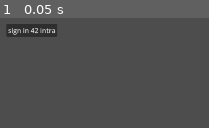
Above: before the commit, frame 1.
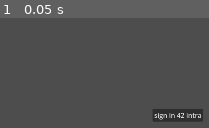
Above: after the commit, the same moment.

Repository: 06ergin06/cat_the_jam
Game: Godot game, scene res://scenes/node_2d.tscn
Two runs of this game, one before a commit and one after it. Both use one fixed random seed, a clock stepped at 60 frames per second and the inputs below.
Inputs:
- Up to frame 1 (0.05 s): no input

The runs differ from the first frame. In frame 1, 4.9% of the frame differs, in the area x 3-98%, y 5-94%.

Commit message:
add some gui

Diff:
--- a/scenes/MainWorld.tscn
+++ b/scenes/MainWorld.tscn
@@ -2,6 +2,46 @@
 
 [ext_resource type="Script" uid="uid://310e2gp40syr" path="res://script/mainworld.gd" id="1_78anr"]
 [ext_resource type="PackedScene" uid="uid://hmw4xw8thjs5" path="res://scenes/Table.tscn" id="1_nsf4n"]
+[ext_resource type="FontFile" uid="uid://b3tu5xq5fd0ch" path="res://fonts/Felipa-Regular.ttf" id="3_sdt8g"]
+
+[sub_resource type="StyleBoxFlat" id="StyleBoxFlat_iqahb"]
+content_margin_left = 4.0
+content_margin_top = 4.0
+content_margin_right = 4.0
+content_margin_bottom = 4.0
+bg_color = Color(1, 1, 1, 0.75)
+draw_center = false
+border_width_left = 2
+border_width_top = 2
+border_width_right = 2
+border_width_bottom = 2
+corner_radius_top_left = 3
+corner_radius_top_right = 3
+corner_radius_bottom_right = 3
+corner_radius_bottom_left = 3
+corner_detail = 5
+expand_margin_left = 2.0
+expand_margin_top = 2.0
+expand_margin_right = 2.0
+expand_margin_bottom = 2.0
+
+[sub_resource type="StyleBoxEmpty" id="StyleBoxEmpty_jh0ie"]
+
+[sub_resource type="Theme" id="Theme_kvhdw"]
+Button/font_sizes/font_size = 20
+Button/fonts/font = ExtResource("3_sdt8g")
+Label/colors/font_color = Color(1, 1, 1, 1)
+Label/colors/font_outline_color = Color(0, 0, 0, 1)
+Label/colors/font_shadow_color = Color(0, 0, 0, 0)
+Label/constants/line_spacing = 3
+Label/constants/outline_size = 0
+Label/constants/shadow_offset_x = 1
+Label/constants/shadow_offset_y = 1
+Label/constants/shadow_outline_size = 1
+Label/font_sizes/font_size = 20
+Label/fonts/font = ExtResource("3_sdt8g")
+Label/styles/focus = SubResource("StyleBoxFlat_iqahb")
+Label/styles/normal = SubResource("StyleBoxEmpty_jh0ie")
 
 [node name="MainWorld" type="Node2D" unique_id=1776388874]
 script = ExtResource("1_78anr")
@@ -15,6 +55,7 @@
 position = Vector2(0, 1080)
 
 [node name="Table" parent="Table" unique_id=315808563 instance=ExtResource("1_nsf4n")]
+theme = SubResource("Theme_kvhdw")
 
 [node name="TextUI" type="CanvasLayer" parent="." unique_id=2084972072]
 
@@ -30,9 +71,6 @@
 grow_horizontal = 0
 grow_vertical = 2
 
-[node name="ResultLabel" type="Label" parent="TextUI/Answerbox" unique_id=845262398]
-layout_mode = 2
-
 [node name="BtnOk" type="Button" parent="TextUI/Answerbox" unique_id=278464143]
 custom_minimum_size = Vector2(200, 90)
 layout_mode = 2
@@ -43,14 +81,6 @@
 layout_mode = 2
 text = "Kaldın"
 
-[node name="BtnProfile" type="Button" parent="TextUI/Answerbox" unique_id=853036369]
-layout_mode = 2
-text = "intra profile"
-
-[node name="BtnNext" type="Button" parent="TextUI/Answerbox" unique_id=630208901]
-layout_mode = 2
-text = "next student"
-
 [node name="ScoreLabel" type="Label" parent="TextUI" unique_id=1161366406]
 anchors_preset = 5
 anchor_left = 0.5
@@ -59,3 +89,36 @@
 offset_right = 20.0
 offset_bottom = 23.0
 grow_horizontal = 2
+
+[node name="GameOverPopup" type="Panel" parent="TextUI" unique_id=79900368]
+custom_minimum_size = Vector2(400, 300)
+anchors_preset = 8
+anchor_left = 0.5
+anchor_top = 0.5
+anchor_right = 0.5
+anchor_bottom = 0.5
+offset_left = -100.0
+offset_right = 100.0
+grow_horizontal = 2
+grow_vertical = 2
+
+[node name="PopupText" type="Label" parent="TextUI/GameOverPopup" unique_id=2071477121]
+layout_mode = 0
+offset_right = 40.0
+offset_bottom = 23.0
+
+[node name="BtnPopupProfile" type="Button" parent="TextUI/GameOverPopup" unique_id=1286361922]
+layout_mode = 0
+offset_left = 154.0
+offset_top = 210.0
+offset_right = 254.0
+offset_bottom = 241.0
+text = "intra profile"
+
+[node name="BtnPopupRestart" type="Button" parent="TextUI/GameOverPopup" unique_id=726355432]
+layout_mode = 0
+offset_left = 166.0
+offset_top = 170.0
+offset_right = 231.0
+offset_bottom = 201.0
+text = "Restart"
--- a/scenes/loading_screen.tscn
+++ b/scenes/loading_screen.tscn
@@ -11,4 +11,3 @@
 layout_mode = 0
 offset_right = 40.0
 offset_bottom = 23.0
-text = "loading"
--- a/scenes/node_2d.tscn
+++ b/scenes/node_2d.tscn
@@ -4,17 +4,25 @@
 
 [node name="Control" type="Control" unique_id=2028279815]
 layout_mode = 3
-anchors_preset = 0
-offset_right = 40.0
-offset_bottom = 40.0
+anchors_preset = 8
+anchor_left = 0.5
+anchor_top = 0.5
+anchor_right = 0.5
+anchor_bottom = 0.5
+offset_left = -20.0
+offset_top = -20.0
+offset_right = 20.0
+offset_bottom = 20.0
+grow_horizontal = 2
+grow_vertical = 2
 script = ExtResource("1_wtcfe")
 
 [node name="Button" type="Button" parent="." unique_id=1271725506]
 layout_mode = 0
-offset_left = 537.0
-offset_top = 298.0
-offset_right = 659.0
-offset_bottom = 329.0
+offset_left = -52.0
+offset_top = -18.0
+offset_right = 70.0
+offset_bottom = 13.0
 text = "sign in 42 intra"
 
 [connection signal="pressed" from="Button" to="." method="_on_button_pressed"]
--- a/script/mainworld.gd
+++ b/script/mainworld.gd
@@ -3,16 +3,17 @@
 @onready var camera = $PlayerCamera
 @onready var masa_alani = $Table/Table
 
-# Arayüz Elemanları
+# Arayüz Elemanları (Geçti/Kaldı Paneli)
 @onready var karar_paneli = $TextUI/Answerbox
 @onready var btn_gecti = $TextUI/Answerbox/BtnOk
 @onready var btn_kaldi = $TextUI/Answerbox/BtnNo
 @onready var score_label = $TextUI/ScoreLabel
 
-# YENİ EKLENEN PANEL ELEMANLARI
-@onready var result_label = $TextUI/Answerbox/ResultLabel
-@onready var btn_profile = $TextUI/Answerbox/BtnProfile
-@onready var btn_next = $TextUI/Answerbox/BtnNext
+# --- YENİ: GAME OVER POPUP ELEMANLARI ---
+@onready var game_over_popup = $TextUI/GameOverPopup
+@onready var popup_text = $TextUI/GameOverPopup/PopupText
+@onready var btn_popup_profile = $TextUI/GameOverPopup/BtnPopupProfile
+@onready var btn_popup_restart = $TextUI/GameOverPopup/BtnPopupRestart
 
 var masa_acik_mi: bool = false
 var is_animating: bool = false
@@ -28,16 +29,16 @@
 	camera.position.y = CAMERA_YUKARI_Y
 	set_masa_etkilesimi(false)
 
-	# Buton Bağlantıları
+	# Standart Buton Bağlantıları
 	btn_gecti.pressed.connect(_on_btn_gecti_pressed)
 	btn_kaldi.pressed.connect(_on_btn_kaldi_pressed)
-	btn_next.pressed.connect(_on_btn_next_pressed)
-	btn_profile.pressed.connect(_on_btn_profile_pressed)
 
-	# Sonuç elemanlarını başlangıçta gizle
-	result_label.hide()
-	btn_profile.hide()
-	btn_next.hide()
+	# Popup Buton Bağlantıları
+	btn_popup_restart.pressed.connect(_on_btn_popup_restart_pressed)
+	btn_popup_profile.pressed.connect(_on_btn_popup_profile_pressed)
+
+	# Başlangıçta Popup'ı güvenlik amacıyla gizle
+	game_over_popup.hide()
 
 	if Global.student_pool.size() >= Global.initial_target:
 		start_game()
@@ -85,10 +86,8 @@
 func yeni_ogrenci_geldi():
 	masaya_bakildi = false
 
-	# UI Durumunu Karar Verme Aşamasına Sıfırla
-	result_label.hide()
-	btn_profile.hide()
-	btn_next.hide()
+	# Yeni tura başlarken her şeyi sıfırla
+	game_over_popup.hide()
 	btn_gecti.show()
 	btn_kaldi.show()
 	karar_paneli.hide()
@@ -107,7 +106,7 @@
 
 	current_student = {
 		"isim": gercek_veri.get("isim", "Bilinmiyor"),
-		"tam_isim": gercek_veri.get("tam_isim", "Bilinmiyor"), # YENİ
+		"tam_isim": gercek_veri.get("tam_isim", "Bilinmiyor"),
 		"level": gercek_veri.get("campus", "Bilinmiyor"),
 		"passed": ogrenci_gecti_mi,
 		"projeler": gercek_veri.get("projeler", "Veri yok."),
@@ -124,35 +123,38 @@
 func _on_btn_kaldi_pressed():
 	karar_kontrol(false)
 
-# REVEAL (İSİM GÖSTERME) AŞAMASI
+# --- REVEAL VE GAME OVER KONTROLÜ ---
 func karar_kontrol(oyuncu_karari: bool):
-	# Karar butonlarını gizle
 	btn_gecti.hide()
 	btn_kaldi.hide()
 
 	var dogru_mu = (oyuncu_karari == current_student["passed"])
 
 	if dogru_mu:
+		# 1. DOĞRU BİLDİYSE: Kesintisiz akış devam eder
 		score += 10
 		update_score_ui()
-		result_label.text = "DOĞRU KARAR!\nKullanıcı Adı: %s\nTam İsim: %s" % [current_student["isim"], current_student["tam_isim"]]
+		await get_tree().create_timer(0.5).timeout
+		yeni_ogrenci_geldi()
 	else:
-		result_label.text = "YANLIŞ KARAR! Oyun Sıfırlanıyor.\nKullanıcı Adı: %s\nTam İsim: %s" % [current_student["isim"], current_student["tam_isim"]]
-		score = 0 # İstersen puanı sıfırla ya da game_over tetikle
+		# 2. YANLIŞ BİLDİYSE: Ekranın ortasındaki Popup belirir!
+		score = 0
 		update_score_ui()
 
-	# Sonuç ekranı elemanlarını göster
-	result_label.show()
-	btn_profile.show()
-	btn_next.show()
+		var gercek_durum = "Geçmişti" if current_student["passed"] else "Kalmıştı"
 
-# INTRA LINKINI TARAYICIDA AÇMA FONKSİYONU
-func _on_btn_profile_pressed():
+		popup_text.text = "YANLIŞ KARAR!\n(Bu öğrenci aslında %s)\n\nKullanıcı Adı: %s\nTam İsim: %s" % [gercek_durum, current_student["isim"], current_student["tam_isim"]]
+
+		# Popup'ı ekranda göster
+		game_over_popup.show()
+
+# YENİ POPUP: INTRA LINKINI TARAYICIDA AÇMA
+func _on_btn_popup_profile_pressed():
 	var url = "https://profile.intra.42.fr/users/" + current_student["isim"]
-	OS.shell_open(url) # Web exportunda otomatik yeni tab açar!
+	OS.shell_open(url)
 
-# SIRADAKİ ÖĞRENCİYE GEÇİŞ BUTONU
-func _on_btn_next_pressed():
+# YENİ POPUP: OYUNU BAŞTAN BAŞLATMA
+func _on_btn_popup_restart_pressed():
 	yeni_ogrenci_geldi()
 
 func update_score_ui():
Binary file added: fonts/Felipa-Regular.ttf
Not shown, added: fonts/Felipa-Regular.ttf.import
